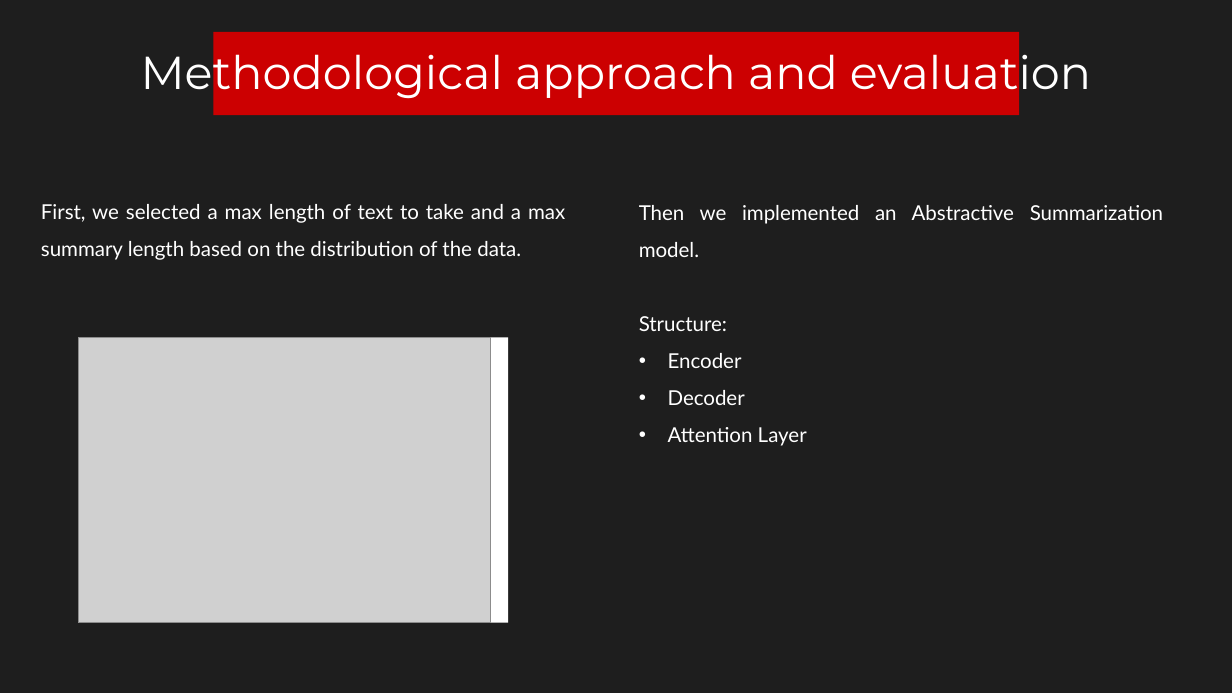
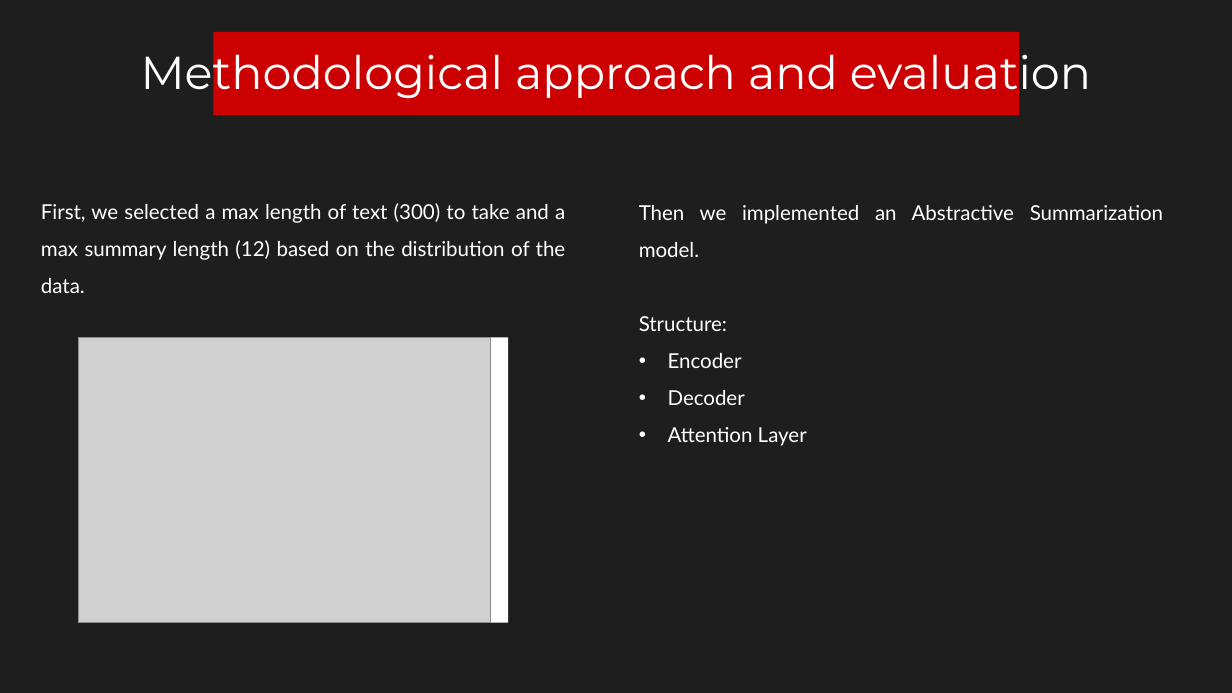
Before and after one commit to federicodeservi/TMS_project, a slide deck: slide 6 of presentation/presentation.pptx. Drawn at 1232x693 pixels with LibreOffice and Linux fonts; fonts in the diff are those of the drawing; grey boxes stand for pictures. Boxes give left, top, right and bottom in pixels: in the first picture for what was removed or moved away, otherwise in the second. Text is boxed around its words. In the diff, an @@ line names an element or a change of style, - is before the commit and + after.

```diff
--- a/presentation/presentation.pptx
+++ b/presentation/presentation.pptx
@@ text at [41, 203, 566, 293]: text changed @@
-First, we selected a max length of text to take and a max summary length based on the distribution of the data.
+First, we selected a max length of text (300) to take and a max summary length (12) based on the distribution of the data.
```
Also in this commit, not shown: 6 other slides changed, 1 slide added, 9 other files.
